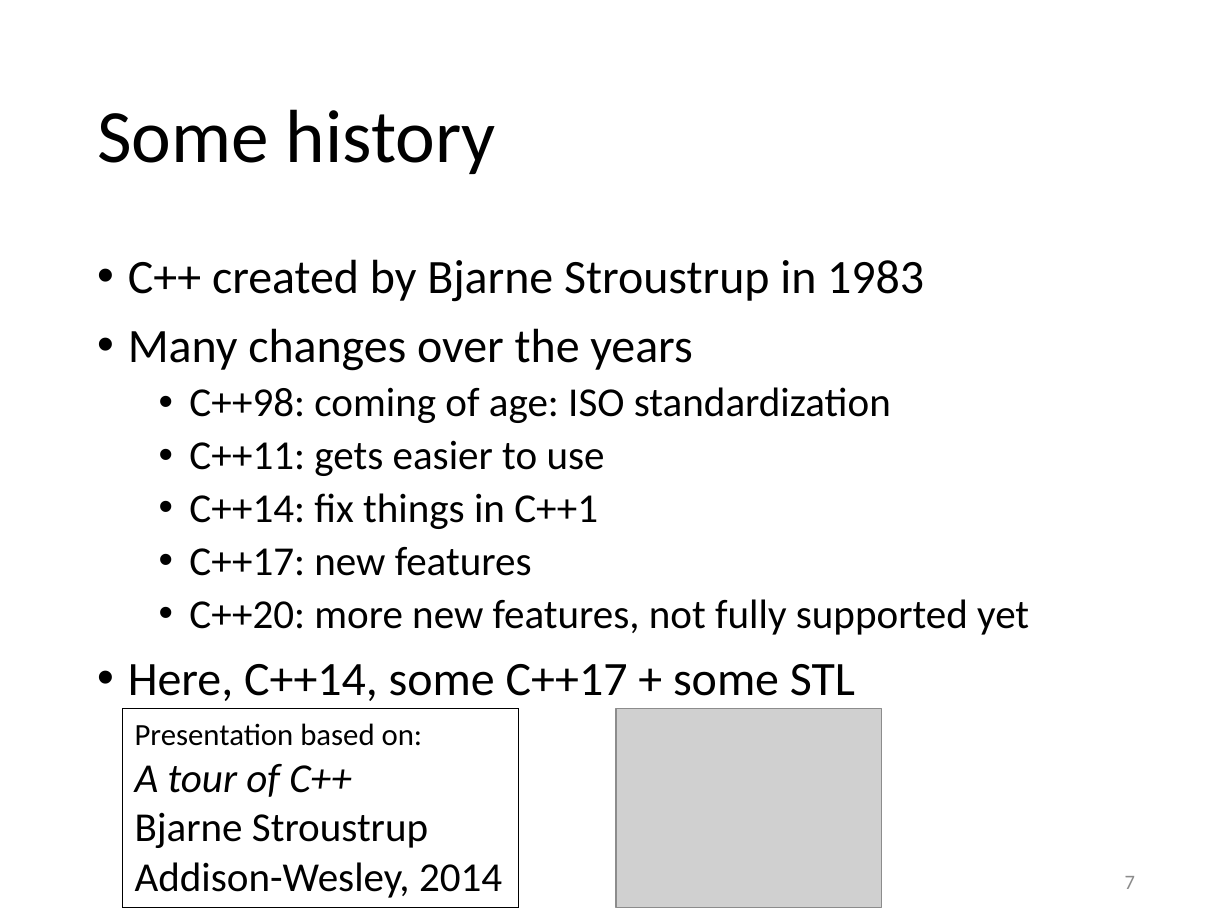
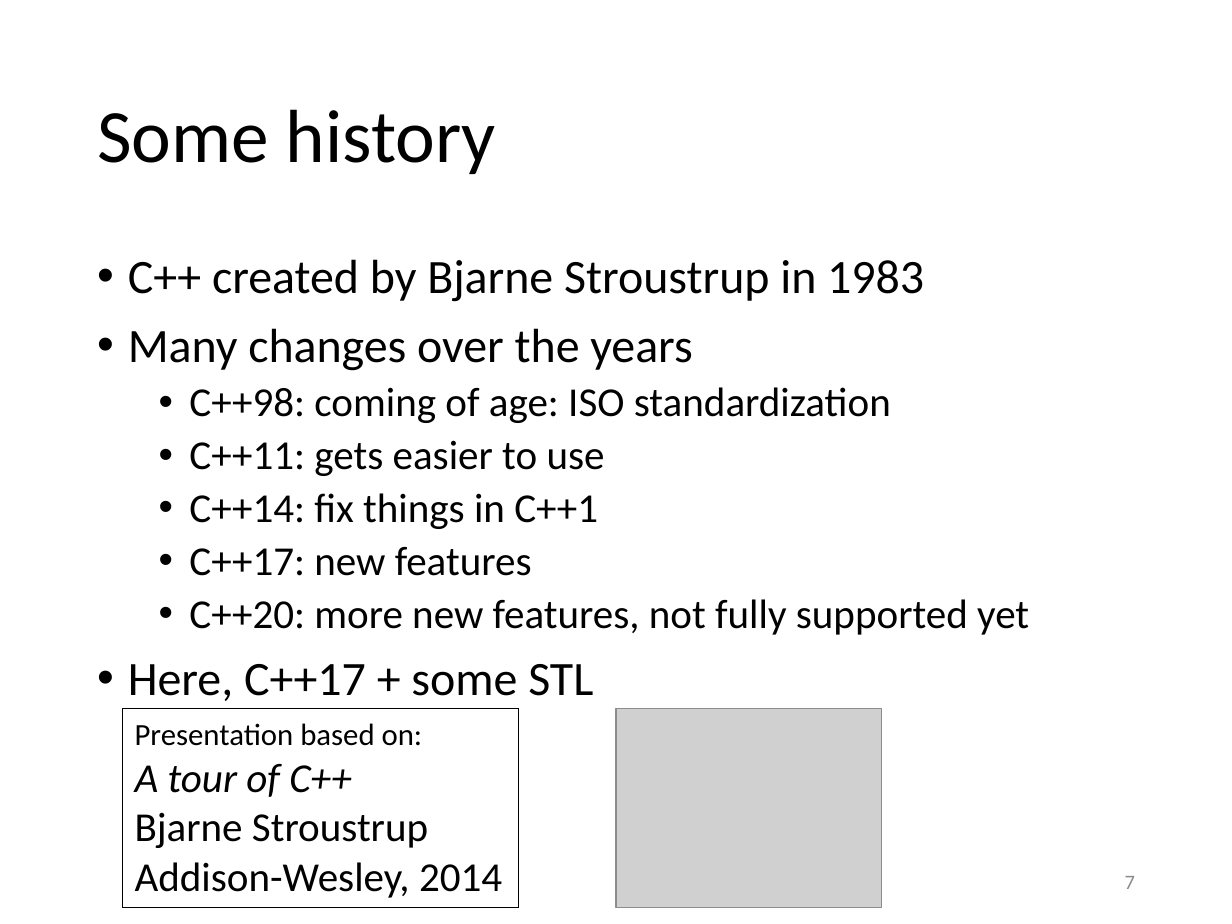
Before and after one commit to gjbex/Scientific-C-plus-plus, a slide deck: slide 7 of scientific_cpp.pptx. Drawn at 1232x924 pixels with LibreOffice and Linux fonts; fonts in the diff are those of the drawing; grey boxes stand for pictures. Boxes give left, top, right and bottom in pixels: in the first picture for what was removed or moved away, otherwise in the second. Text is boxed around its words. In the diff, an @@ line names an element or a change of style, - is before the commit and + after.

```diff
--- a/scientific_cpp.pptx
+++ b/scientific_cpp.pptx
@@ text at (128, 664, 593, 701): text changed @@
-• Here, C++14, some C++17 + some STL
+• Here, C++17 + some STL
```
Also in this commit, not shown: 2 other slides changed.
